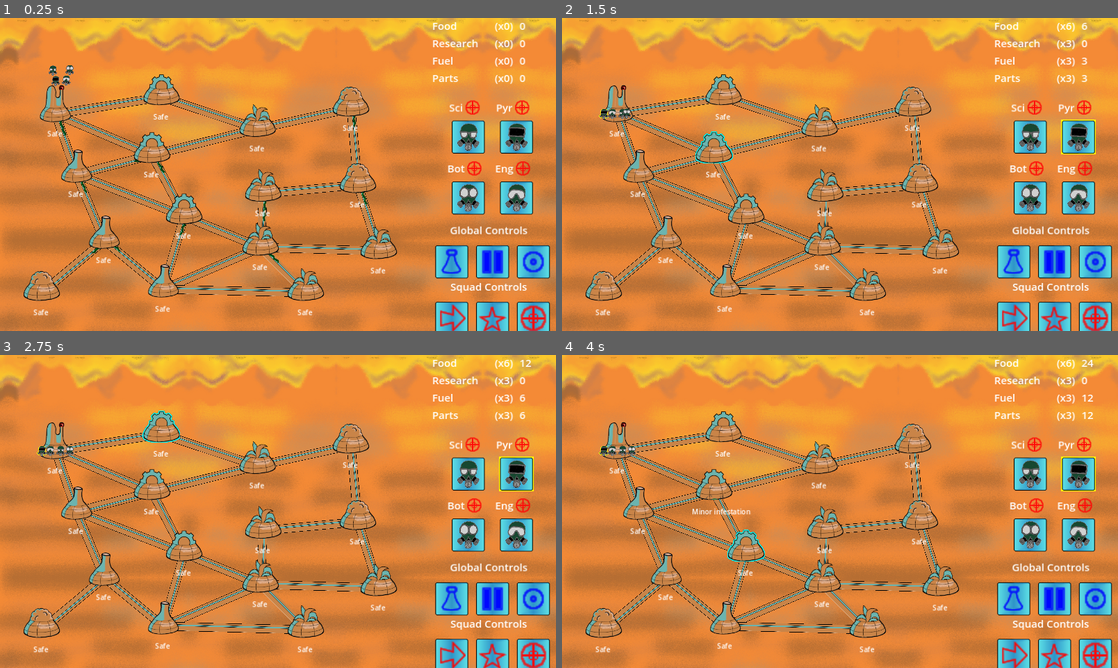
Above: before the commit, frames 1-4 (two rows, left to right).
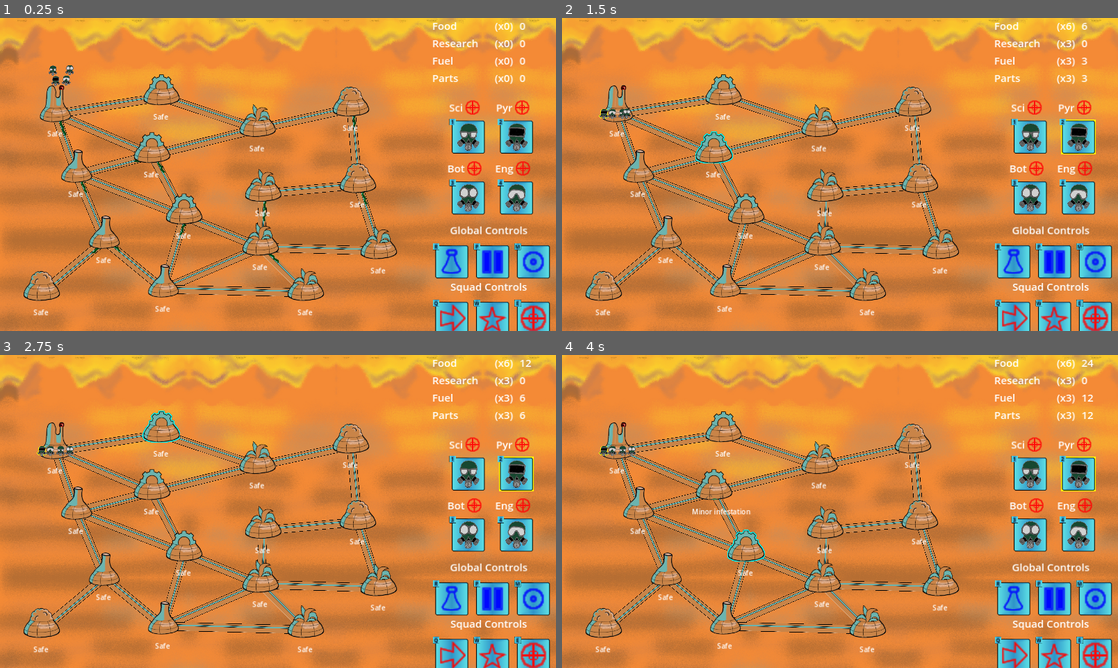
Above: after the commit, the same moments.

Repository: Aveli-games/contra-tentacula
Game: Godot game, scene res://main.tscn
The game is run twice, just before and just after one commit, with the same random seed, the same clock (stepped at 60 frames per second) and the same inputs.
Inputs (mouse positions are in pixels of both pictures, inside the frame that each line leads up to):
- Up to frame 1 (0.25 s): no input
- Up to frame 2 (1.5 s): move the mouse to (617, 102) at 0.52 s; hold E (Fight) 0.53-1.28 s; click (617, 102) at 0.67 s; tap Q (Move) at 0.8, 1.35 s; move the mouse to (712, 143) at 1.27 s; click (712, 143) at 1.42 s
- Up to frame 3 (2.75 s): tap W (Special) at 1.55 s; move the mouse to (161, 423) at 2.02 s; hold W (Special) from 2.03 s (still down); click (161, 423) at 2.17 s; tap E (Fight) at 2.3 s
- Up to frame 4 (4 s): tap Enter at 2.75 s; move the mouse to (639, 502) at 2.77 s; release W (Special) at 2.78 s; tap E (Fight) at 2.85 s; click (639, 502) at 2.92 s; tap Q (Move) at 3.05 s; tap Space at 3.5 s; move the mouse to (745, 542) at 3.52 s; hold Q (Move) from 3.53 s (still down); click (745, 542) at 3.67 s; tap W (Special) at 3.8 s

The runs differ from the first frame. In frame 1, 0.2% of the frame differs, in the area x 77-94%, y 32-93%; in frame 2, 0.2%; in frame 3, 0.2%; in frame 4, 0.2%.

Commit message:
Show hotkeys!

Diff:
--- a/global_controls.gd
+++ b/global_controls.gd
@@ -5,7 +5,10 @@
 func _ready():
 	$ResearchMenuButton.set_icon("res://art/command_sprites/research_sprite_placeholder.png")
 	$ResearchMenuButton.set_tooltip("Research")
+	$ResearchMenuButton.set_hotkey("R")
 	$PlayPauseButton.set_icon("res://art/command_sprites/pause_sprite_placeholder.png")
 	$PlayPauseButton.set_tooltip("Pause")
+	$PlayPauseButton.set_hotkey("P")
 	$MainMenuButton.set_icon("res://art/command_sprites/main_menu_sprite_placeholder.png")
 	$MainMenuButton.set_tooltip("Main Menu")
+	$MainMenuButton.set_hotkey("M")
--- a/squad_controls.gd
+++ b/squad_controls.gd
@@ -4,7 +4,10 @@
 func _ready():
 	$MoveButton.set_icon("res://art/command_sprites/move_sprite_placeholder.png")
 	$MoveButton.set_tooltip("Move")
+	$MoveButton.set_hotkey("Q")
 	$SpecialButton.set_icon("res://art/command_sprites/special_sprite_placeholder.png")
 	$SpecialButton.set_tooltip("Special")
+	$SpecialButton.set_hotkey("W")
 	$FightButton.set_icon("res://art/command_sprites/fight_sprite_placeholder.png")
 	$FightButton.set_tooltip("Fight")
+	$FightButton.set_hotkey("E")
--- a/squad_info_display.gd
+++ b/squad_info_display.gd
@@ -17,18 +17,22 @@
 			set_text("Sci")
 			set_tooltip("Scientists")
 			set_icon("res://art/squad_sprites/GasMaskScientist_128.png")
+			set_hotkey("1")
 		Globals.SquadType.PYRO:
 			set_text("Pyr")
 			set_tooltip("Pyros")
 			set_icon("res://art/squad_sprites/GasmaskPyro_128.png")
+			set_hotkey("2")
 		Globals.SquadType.BOTANIST:
 			set_text("Bot")
 			set_tooltip("Botanists")
 			set_icon("res://art/squad_sprites/GasmaskBot_128.png")
+			set_hotkey("3")
 		Globals.SquadType.ENGINEER:
 			set_text("Eng")
 			set_tooltip("Engineers")
 			set_icon("res://art/squad_sprites/GasmaskSanitation_128.png")
+			set_hotkey("4")
 
 func set_text(text: String):
 	$Details/SquadAbbreviation.text = text
@@ -38,6 +42,9 @@
 
 func set_icon(path: String):
 	$TextureIcon.set_icon(path)
+
+func set_hotkey(text: String):
+	$TextureIcon.set_hotkey(text)
 
 func set_action(action: Globals.ActionType):
 	match action:
--- a/texture_icon.gd
+++ b/texture_icon.gd
@@ -32,6 +32,9 @@
 func set_tooltip(text: String):
 	$IconTexture.tooltip_text = text
 
+func set_hotkey(text: String):
+	$Hotkey/Label.text = text
+
 func _on_mouse_entered():
 	mouseover = true
 	set_highlight(true, is_selected)
--- a/texture_icon.tscn
+++ b/texture_icon.tscn
@@ -53,6 +53,26 @@
 offset_bottom = 72.0
 expand_mode = 2
 
+[node name="Hotkey" type="TextureRect" parent="."]
+layout_mode = 0
+offset_left = -4.0
+offset_top = -3.0
+offset_right = 12.0
+offset_bottom = 13.0
+texture = ExtResource("3_vodpt")
+expand_mode = 2
+
+[node name="Label" type="Label" parent="Hotkey"]
+layout_mode = 0
+offset_top = -1.0
+offset_right = 16.0
+offset_bottom = 16.0
+theme_override_colors/font_color = Color(0, 0, 0, 1)
+theme_override_font_sizes/font_size = 12
+text = "0"
+horizontal_alignment = 1
+vertical_alignment = 1
+
 [connection signal="gui_input" from="." to="." method="_on_gui_input"]
 [connection signal="mouse_entered" from="." to="." method="_on_mouse_entered"]
 [connection signal="mouse_exited" from="." to="." method="_on_mouse_exited"]
